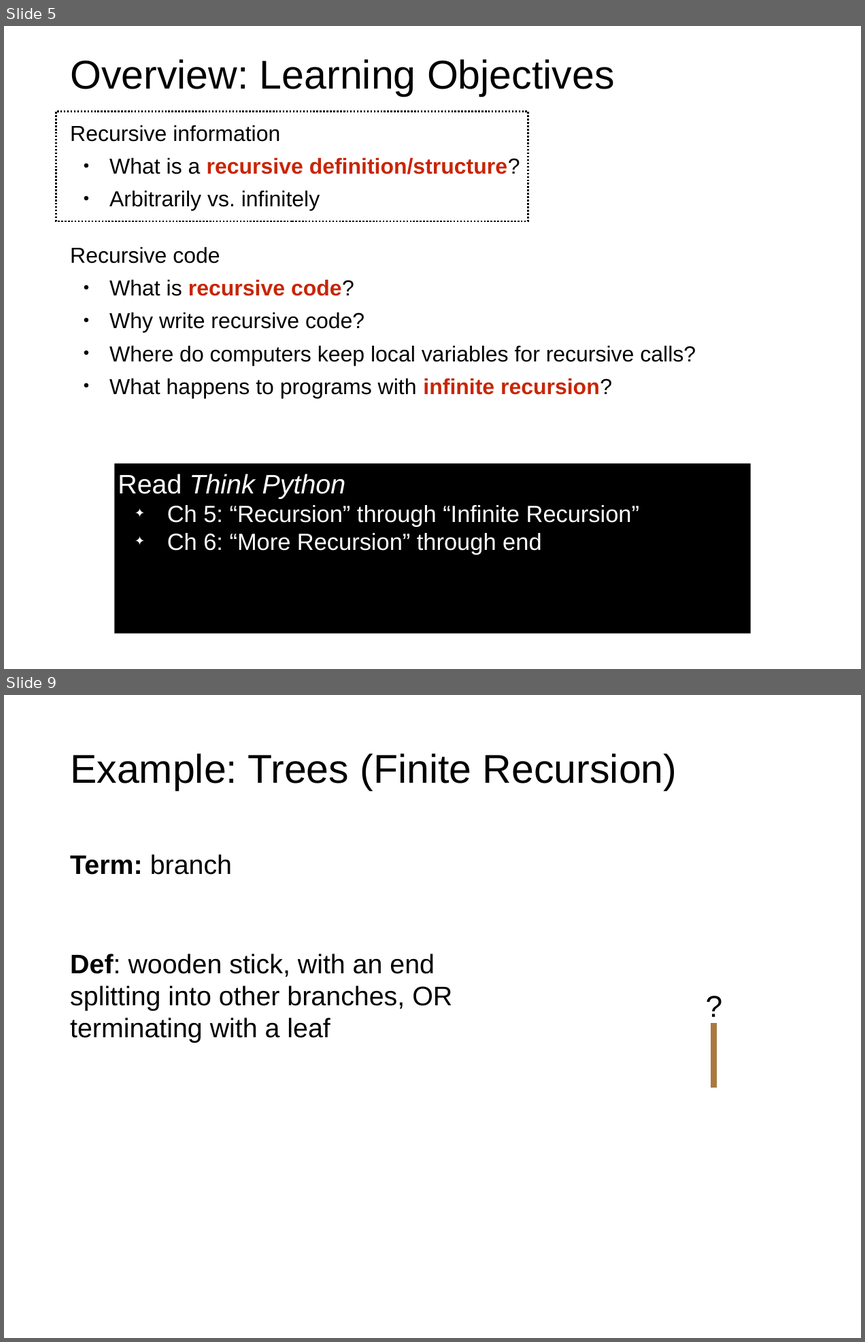
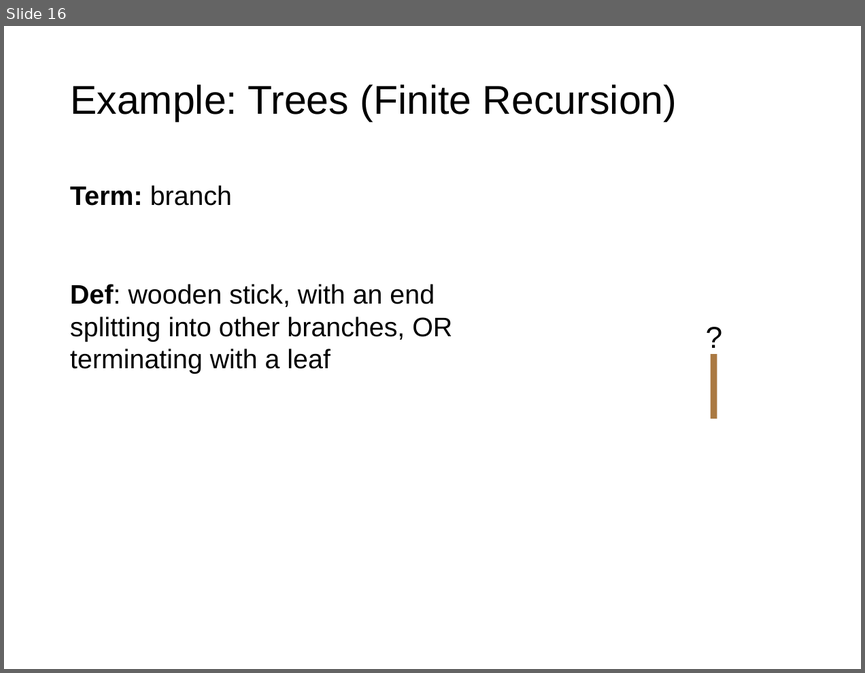
Before and after one commit to rogersjeffreyl/caraza-harter-com, a slide deck: tyler/meena/cs220/s20/materials/lec_23_S20.pptx. Shown one above the other, each under a label of ours: slides 5 and 9 before the commit, slide 16 after it; the slides between them are not shown. The pictures are 865x1342 and 865x673 pixels, drawn with LibreOffice and Linux fonts; fonts in the diff are those of the drawing. Boxes give left, top, right and bottom in pixels: in the first picture for what was removed or moved away, otherwise in the second. Text is boxed around its words. In the diff, an @@ line names an element or a change of style, - is before the commit and + after.

Commit message:
CS 220 Lecture 23 Recursion

```diff
--- a/tyler/meena/cs220/s20/materials/lec_23_S20.pptx
+++ b/tyler/meena/cs220/s20/materials/lec_23_S20.pptx
@@ slide 5 removed at (4, 26, 861, 669), background #FFFFFF @@
@@ title removed at (70, 59, 615, 96) @@
-Overview: Learning Objectives
@@ rectangle removed at (56, 112, 528, 221) @@
@@ text removed at (70, 125, 696, 398) @@
-Recursive information
-• What is a recursive definition/structure?
-• Arbitrarily vs. infinitely
-Recursive code
-• What is recursive code?
-• Why write recursive code?
-• Where do computers keep local variables for recursive calls?
-• What happens to programs with infinite recursion?
@@ rectangle removed at (114, 463, 751, 633) @@
-Read Think Python
-✦ Ch 5: “Recursion” through “Infinite Recursion”
-✦ Ch 6: “More Recursion” through end
@@ what was slide 9 is now slide 16 @@
```
Also in this commit, not shown: 100 slides changed, 9 slides added, 4 other slides removed, 1 other file.
